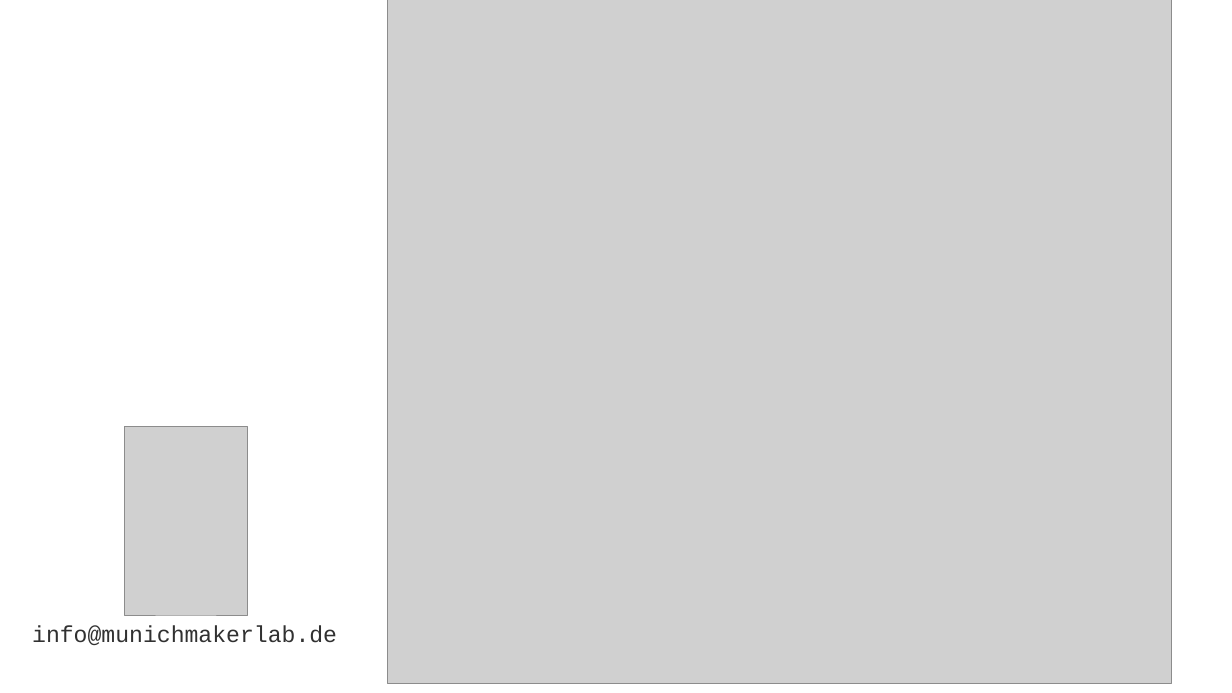
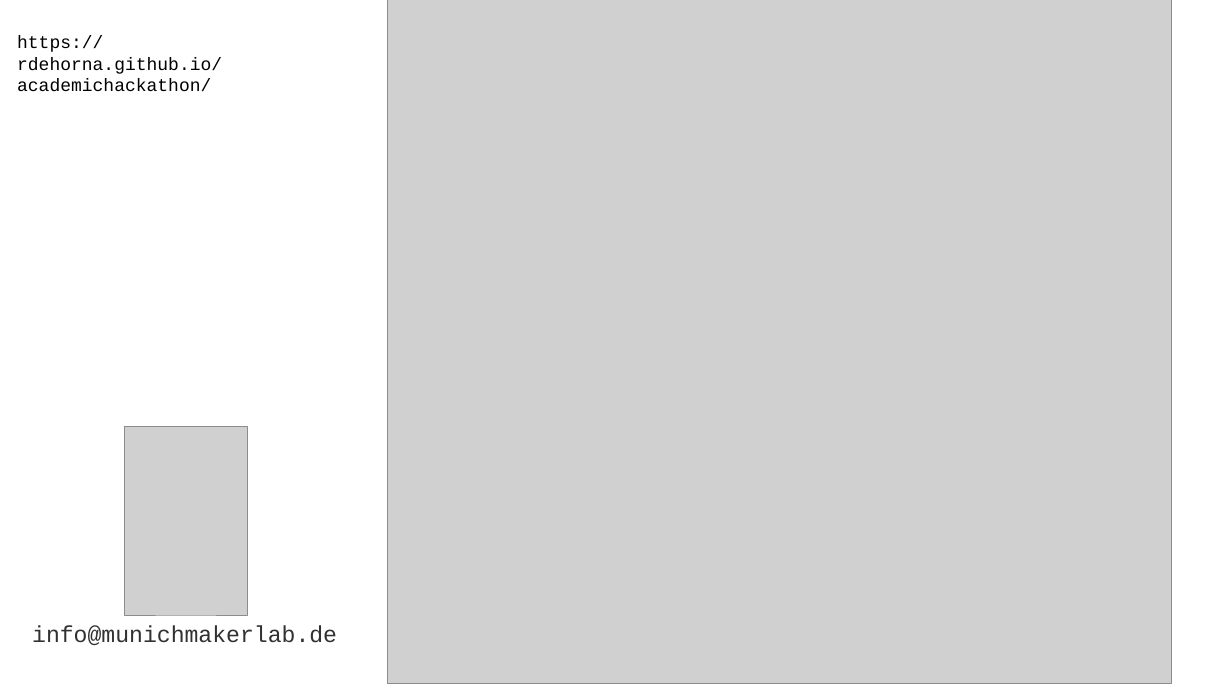
Before and after one commit to rdehorna/academichackathon, a slide deck: slide 5 of Pitch/Presentation.pptx. Drawn at 1232x693 pixels with LibreOffice and Linux fonts; fonts in the diff are those of the drawing; grey boxes stand for pictures. Boxes give left, top, right and bottom in pixels: in the first picture for what was removed or moved away, otherwise in the second. Text is boxed around its words. In the diff, an @@ line names an element or a change of style, - is before the commit and + after.

```diff
--- a/Pitch/Presentation.pptx
+++ b/Pitch/Presentation.pptx
@@ text added at (x1=17, y1=36, x2=222, y2=92), 14 pt, text #000000 @@
+https://rdehorna.github.io/academichackathon/
```
Also in this commit, not shown: 3 slides added, 3 slides removed.
